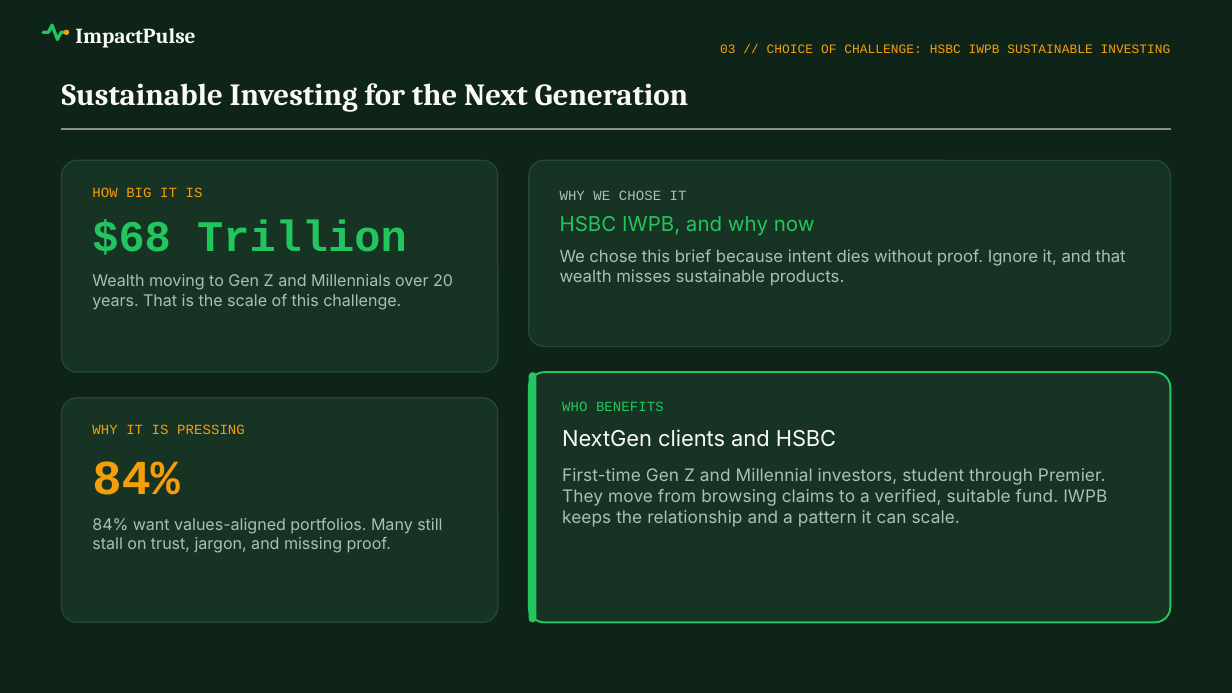
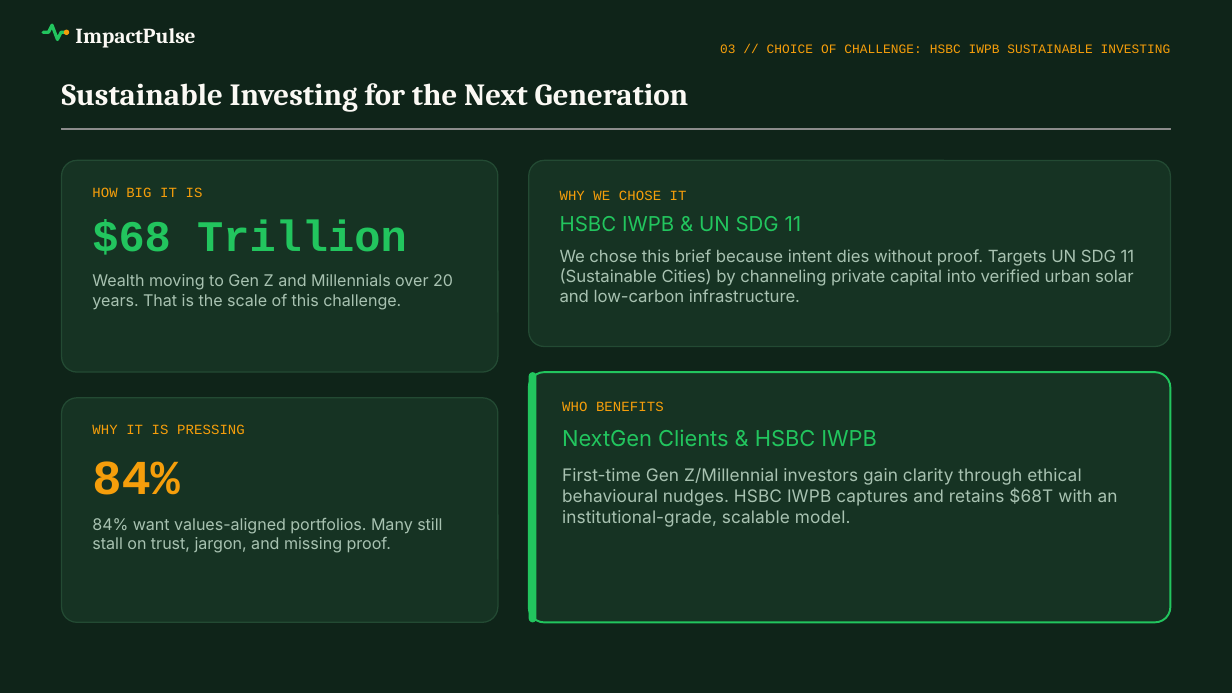
Before and after one commit to Siva-Subramaniam-DS/TCS-Project, a slide deck: slide 3 of HSBC-Sustainathon TCS.pptx. Drawn at 1232x693 pixels with LibreOffice and Linux fonts; fonts in the diff are those of the drawing; grey boxes stand for pictures; background and template pictures are left out. Boxes give left, top, right and bottom in pixels: in the first picture for what was removed or moved away, otherwise in the second. Text is boxed around its words. In the diff, an @@ line names an element or a change of style, - is before the commit and + after.

Commit message:
fix(deck): achieve 100% compliance across TCS Guidelines, HSBC Challenge Statement, and Judging Criteria

```diff
--- a/HSBC-Sustainathon TCS.pptx
+++ b/HSBC-Sustainathon TCS.pptx
@@ text at <box>560,190,687,200</box>: text colour #A8C2B1 to #F59E0B in "WHY WE CHOSE IT" @@
@@ text at <box>560,216,1135,302</box>: text changed @@
-HSBC IWPB, and why now
-We chose this brief because intent dies without proof. Ignore it, and that wealth misses sustainable products.
+HSBC IWPB & UN SDG 11
+We chose this brief because intent dies without proof. Targets UN SDG 11 (Sustainable Cities) by channeling private capital into verified urban solar and low-carbon infrastructure.
@@ text at <box>562,401,664,411</box>: text colour #22C55E to #F59E0B in "WHO BENEFITS" @@
@@ text at <box>562,429,1118,527</box>: text changed @@
-NextGen clients and HSBC
-First-time Gen Z and Millennial investors, student through Premier. They move from browsing claims to a verified, suitable fund. IWPB keeps the relationship and a pattern it can scale.
+NextGen Clients & HSBC IWPB
+First-time Gen Z/Millennial investors gain clarity through ethical behavioural nudges. HSBC IWPB captures and retains $68T with an institutional-grade, scalable model.
```
Also in this commit, not shown: 5 other slides changed, 1 other file.
